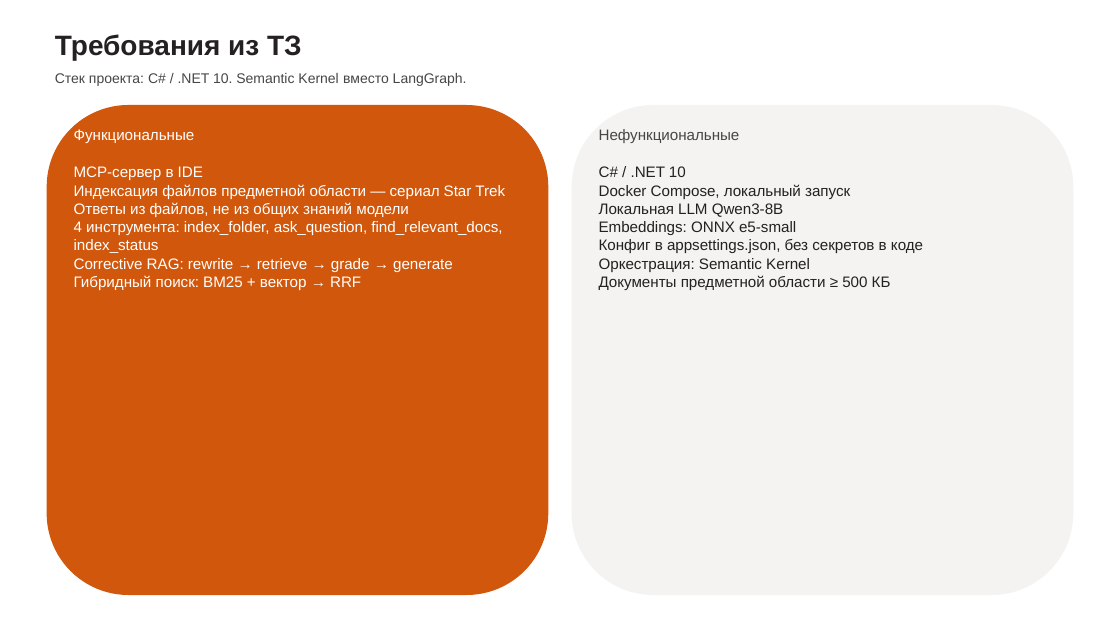
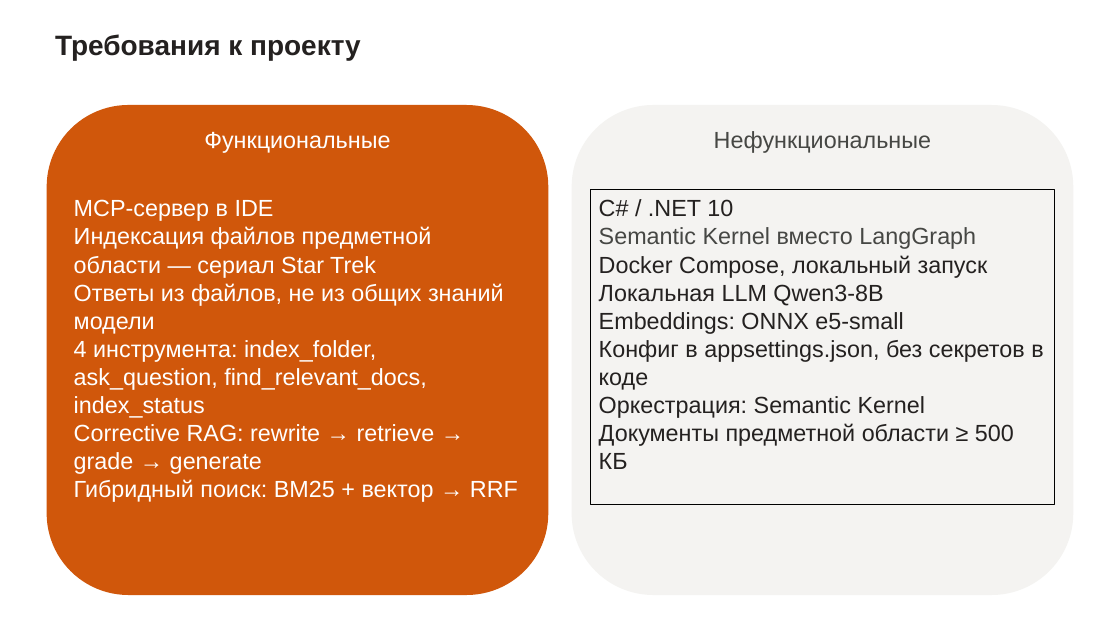
Before and after one commit to luna-pulse/MCP.RAG.StarTrek, a slide deck: slide 3 of Презентация_ВасильеваОВ.pptx (slide 6 before the commit). Drawn at 1120x630 pixels with LibreOffice and Linux fonts; fonts in the diff are those of the drawing. Boxes give left, top, right and bottom in pixels: in the first picture for what was removed or moved away, otherwise in the second. Text is boxed around its words. In the diff, an @@ line names an element or a change of style, - is before the commit and + after.

```diff
--- a/Презентация_ВасильеваОВ.pptx
+++ b/Презентация_ВасильеваОВ.pptx
@@ text at [55, 34, 361, 60]: text changed @@
-Требования из ТЗ
+Требования к проекту
@@ text removed at [55, 73, 467, 86] @@
-Стек проекта: C# / .NET 10. Semantic Kernel вместо LangGraph.
@@ rounded rectangle at [47, 105, 549, 595]: proportions changed @@
@@ rounded rectangle at [572, 105, 1074, 595]: proportions changed @@
@@ text "Функциональные" at [204, 131, 390, 153]: size 13 to 20 pt; alignment left to centre @@
@@ text "Нефункциональные" at [714, 131, 931, 153]: size 13 to 20 pt; alignment left to centre @@
@@ text "MCP-сервер в IDE": place and size @@
-text "MCP-сервер в IDE" at [74, 166, 505, 290]
+text "MCP-сервер в IDE" at [74, 199, 518, 502]
@@ text "MCP-сервер в IDE" at [74, 199, 518, 502]: size 13 to 20 pt @@
@@ rectangle "C# / .NET 10": place and size @@
-rectangle "C# / .NET 10" at [599, 166, 923, 290]
+rectangle "C# / .NET 10" at [591, 190, 1055, 506]
@@ rectangle "C# / .NET 10" at [591, 190, 1055, 506]: outline none to #000000 0.75 pt @@
@@ text in rectangle at [599, 199, 1043, 469]: size 13 to 20 pt in "C# / .NET 10", "Docker Compose, локальный запуск", "Локальная LLM Qwen3-8B", "Embeddings: ONNX e5-small" and 3 more places @@
@@ text in rectangle at [599, 227, 976, 249]: paragraph added @@
+Semantic Kernel вместо LangGraph
```
Also in this commit, not shown: 9 other slides changed, 4 slides added, 4 slides removed.
